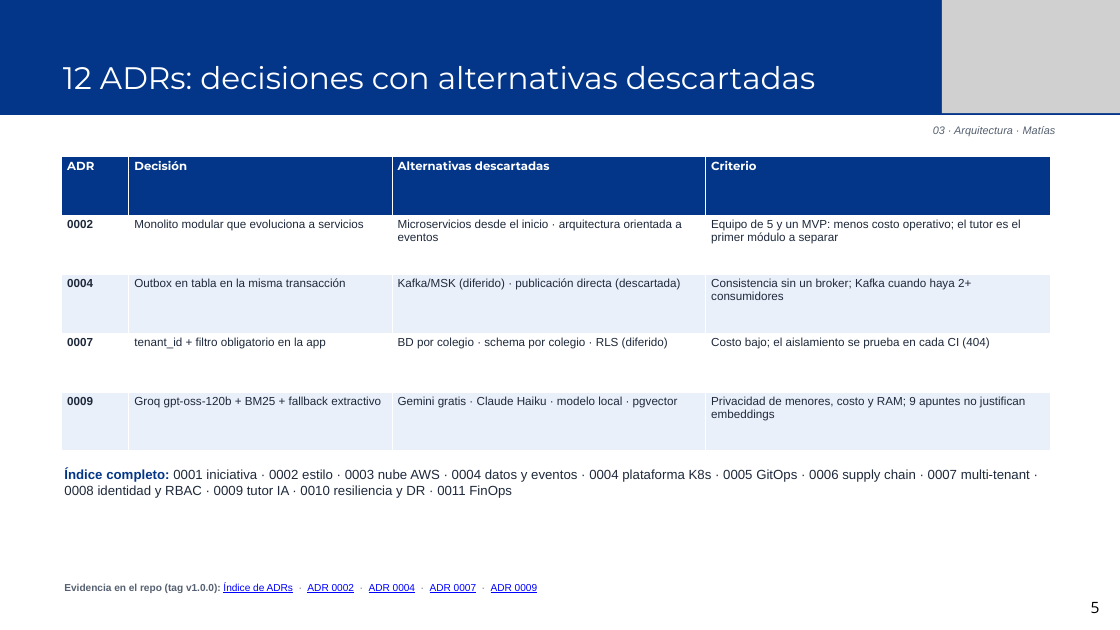
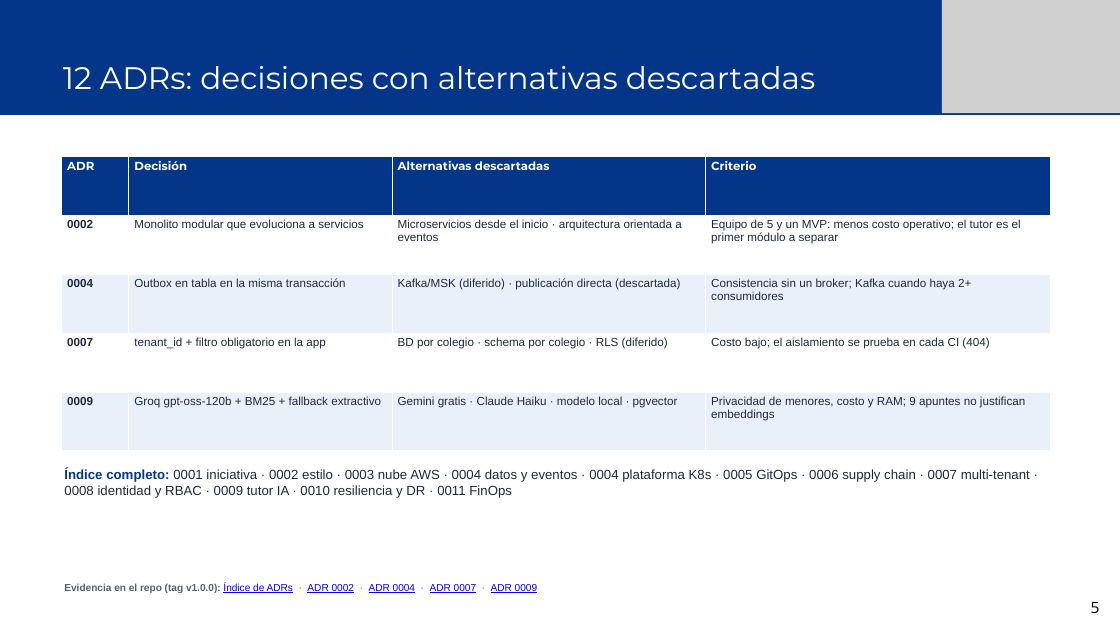
Before and after one commit to merinobranco10/equipo-aulaViva, a slide deck: slide 4 of docs/defensa/AulaViva_S18_Defensa_Deck.pptx (slide 5 before the commit). Drawn at 1120x630 pixels with LibreOffice and Linux fonts; fonts in the diff are those of the drawing; grey boxes stand for pictures. Boxes give left, top, right and bottom in pixels: in the first picture for what was removed or moved away, otherwise in the second. Text is boxed around its words. In the diff, an @@ line names an element or a change of style, - is before the commit and + after.

```diff
--- a/docs/defensa/AulaViva_S18_Defensa_Deck.pptx
+++ b/docs/defensa/AulaViva_S18_Defensa_Deck.pptx
@@ text removed at [933,126,1056,136] @@
-03 · Arquitectura · Matías
```
Also in this commit, not shown: 13 other slides changed, 2 other files.
